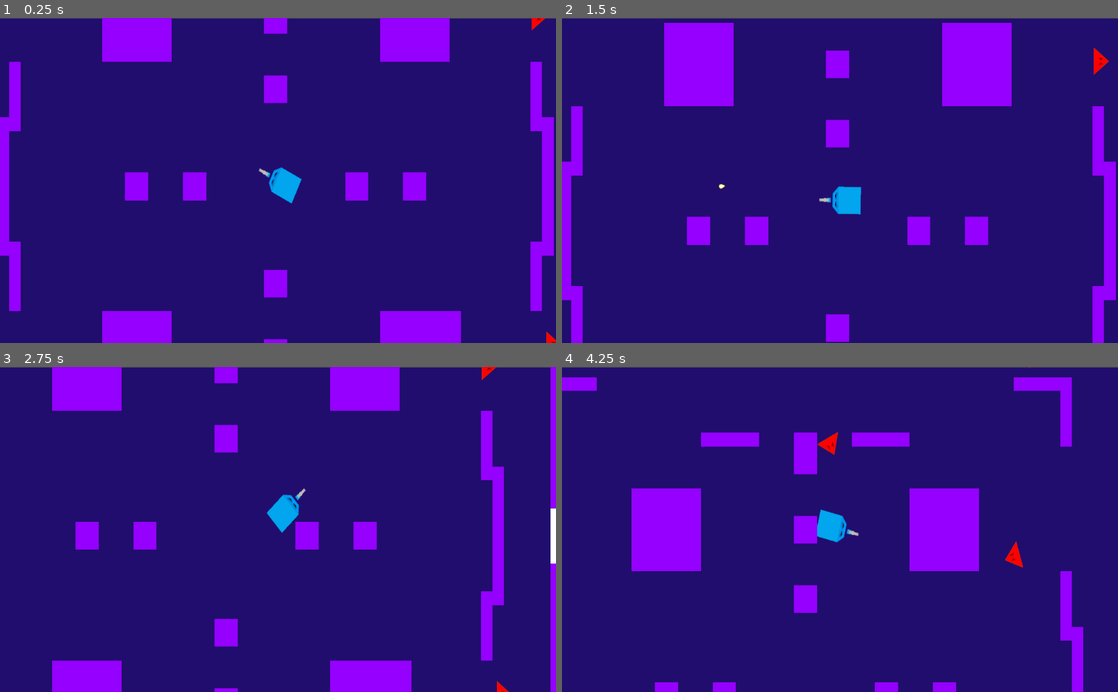
Above: before the commit, frames 1-4 (two rows, left to right).
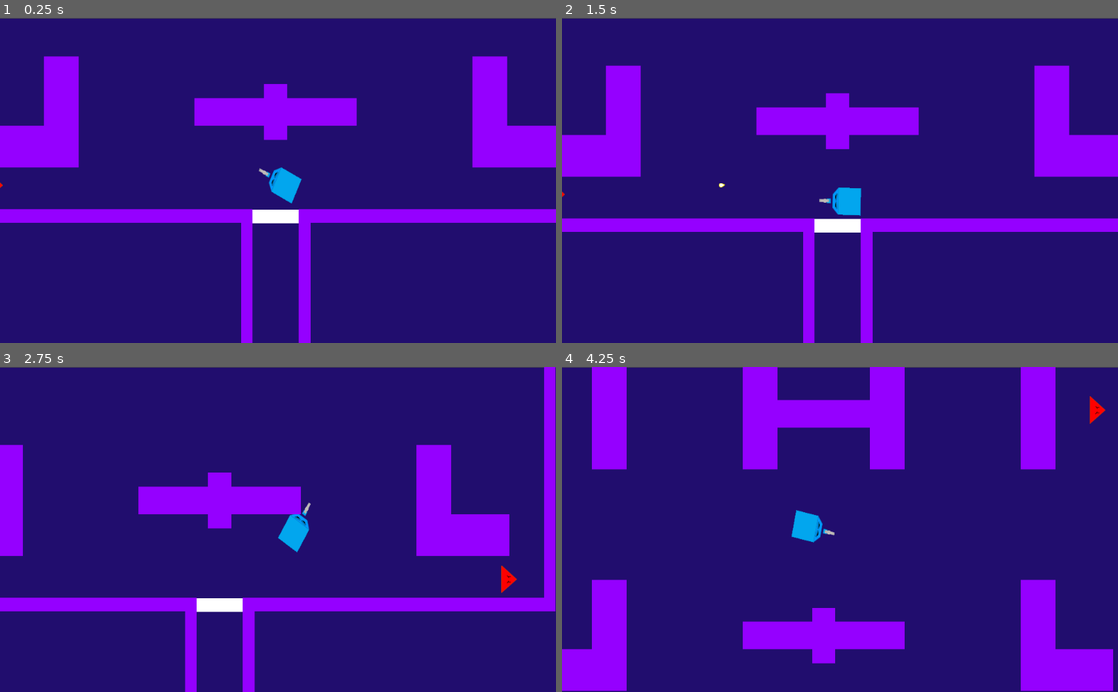
Above: after the commit, the same moments.

Repository: chaco470/CubeCrawler
Game: Godot game, scene res://Assets/Scenes/World.tscn
The game is run twice, just before and just after one commit, with the same random seed, the same clock (stepped at 60 frames per second) and the same inputs.
Inputs (mouse positions are in pixels of both pictures, inside the frame that each line leads up to):
- Up to frame 1 (0.25 s): no input
- Up to frame 2 (1.5 s): tap Enter at 0.5 s; move the mouse to (962, 164) at 0.52 s; hold Up (_up) 0.53-1.28 s; click (962, 164) at 0.6 s; move the mouse to (728, 196) at 1.27 s; hold Down (_down) from 1.28 s (still down); click (728, 196) at 1.35 s
- Up to frame 3 (2.75 s): move the mouse to (333, 458) at 2.02 s; release Down (_down) at 2.03 s; hold Up (_up) from 2.03 s (still down); hold Right (_rigth) from 2.03 s (still down); click (333, 458) at 2.3 s
- Up to frame 4 (4.25 s): move the mouse to (812, 594) at 2.77 s; release Right (_rigth) at 2.78 s; click (812, 594) at 2.85 s; move the mouse to (1006, 578) at 3.52 s; release Up (_up) at 3.53 s; hold Left (_left) from 3.53 s (still down); click (1006, 578) at 3.6 s

The runs differ from the first frame. In frame 1, 26% of the frame differs, in the area x 0-100%, y 0-100%; in frame 2, 24%; in frame 3, 24%; in frame 4, 29%.

Commit message:
enemigo melee opcional creado

Diff:
--- a/Assets/Scenes/Enemy_Melee.tscn
+++ b/Assets/Scenes/Enemy_Melee.tscn
@@ -41,5 +41,6 @@
 shape = SubResource( 3 )
 
 [connection signal="body_entered" from="HitPlayer" to="." method="_on_HitPlayer_body_entered"]
+[connection signal="body_exited" from="HitPlayer" to="." method="_on_HitPlayer_body_exited"]
 [connection signal="body_entered" from="Area2D" to="." method="_on_Area2D_body_entered"]
 [connection signal="body_exited" from="Area2D" to="." method="_on_Area2D_body_exited"]
--- /dev/null
+++ b/Assets/Scenes/Enemy_melee_b.gd
@@ -0,0 +1,36 @@
+extends KinematicBody2D
+class_name Enemy
+
+onready var ia = $IA
+
+
+export (int) var vida = 3
+export (int) var dmg = 1
+export (float) var velocity = 100
+
+var motion = Vector2.ZERO
+var can_damage = false
+
+func _physics_process(delta):
+	if vida <= 0:
+		queue_free()
+	if can_damage and ia.target != null:
+		ia.target.notify_hit(-dmg)
+
+func hit(damage_to_take):
+	vida -= damage_to_take
+
+func _follow_player(target):
+	motion = position.direction_to(target.position) * velocity
+	look_at(target.global_position)
+	motion = move_and_slide(motion)
+
+
+func _on_HitBox_body_entered(body):
+	if body.has_method("notify_hit"):
+		can_damage = true
+
+
+func _on_HitBox_body_exited(body):
+	if body.has_method("notify_hit"):
+		can_damage = false
--- /dev/null
+++ b/Assets/Scenes/Enemy_melee_b.tscn
@@ -0,0 +1,44 @@
+[gd_scene load_steps=6 format=2]
+
+[ext_resource path="res://Assets/Images/Triangulo-Rojo-03.png" type="Texture" id=1]
+[ext_resource path="res://Assets/Scenes/Enemy_melee_b.gd" type="Script" id=2]
+[ext_resource path="res://Assets/Scenes/IA.gd" type="Script" id=3]
+
+[sub_resource type="CircleShape2D" id=2]
+radius = 16.781
+
+[sub_resource type="CircleShape2D" id=3]
+radius = 424.302
+
+[node name="Enemy_melee_b" type="KinematicBody2D" groups=[
+"enemy",
+]]
+script = ExtResource( 2 )
+
+[node name="Sprite" type="Sprite" parent="."]
+rotation = -1.5708
+texture = ExtResource( 1 )
+
+[node name="HitBox" type="Area2D" parent="."]
+rotation = -1.5708
+
+[node name="CollisionShape2D2" type="CollisionPolygon2D" parent="HitBox"]
+rotation = 1.5708
+polygon = PoolVector2Array( -25, -37, 26, 0, -25, 37 )
+
+[node name="CollisionShape2D" type="CollisionShape2D" parent="."]
+position = Vector2( -8, 0 )
+rotation = -1.5708
+shape = SubResource( 2 )
+
+[node name="IA" type="Node2D" parent="."]
+script = ExtResource( 3 )
+
+[node name="Detector" type="Area2D" parent="IA"]
+
+[node name="CollisionShape2D" type="CollisionShape2D" parent="IA/Detector"]
+shape = SubResource( 3 )
+
+[connection signal="body_entered" from="HitBox" to="." method="_on_HitBox_body_entered"]
+[connection signal="body_exited" from="HitBox" to="." method="_on_HitBox_body_exited"]
+[connection signal="body_entered" from="IA/Detector" to="IA" method="_on_Detector_body_entered"]
--- /dev/null
+++ b/Assets/Scenes/IA.gd
@@ -0,0 +1,37 @@
+extends Node2D
+
+signal state_changed(new_state)
+
+enum State{
+	PATROL,
+	ENGAGE
+}
+
+onready var player_detector = $Detector
+
+var current_state = State.PATROL setget set_state
+var target = null
+
+
+func _physics_process(delta):
+	match current_state:
+		State.PATROL:
+			pass
+		State.ENGAGE:
+			if target != null:
+				self.get_parent()._follow_player(target)
+		_:
+			print("Error: no se wacho")
+
+
+
+func set_state(new_state):
+	if new_state == current_state:
+		return
+	current_state = new_state
+	emit_signal("script_changed", current_state)
+
+func _on_Detector_body_entered(body):
+	if body.is_in_group("player"):
+		set_state(State.ENGAGE)
+		target = body
--- a/Assets/Scenes/World.tscn
+++ b/Assets/Scenes/World.tscn
@@ -9,6 +9,7 @@
 [ext_resource path="res://Assets/Scenes/Enemigos.gd" type="Script" id=7]
 [ext_resource path="res://Assets/Scenes/Puerta.tscn" type="PackedScene" id=8]
 [ext_resource path="res://Assets/Scenes/World.gd" type="Script" id=9]
+[ext_resource path="res://Assets/Scenes/Enemy_melee_b.tscn" type="PackedScene" id=10]
 
 [sub_resource type="ConvexPolygonShape2D" id=1]
 points = PoolVector2Array( 32, 32, 0, 32, 0, 0, 32, 0 )
@@ -79,32 +80,23 @@
 [node name="RoomManager_2" type="Node" parent="."]
 script = ExtResource( 7 )
 
-[node name="Enemy_Melee" parent="RoomManager_2" instance=ExtResource( 2 )]
-position = Vector2( -268.945, -1178.87 )
+[node name="Enemy_melee_b" parent="RoomManager_2" instance=ExtResource( 10 )]
+position = Vector2( -294.721, -919.133 )
 
-[node name="Enemy_Melee7" parent="RoomManager_2" instance=ExtResource( 2 )]
-position = Vector2( 61.109, -1502.16 )
+[node name="Enemy_melee_b2" parent="RoomManager_2" instance=ExtResource( 10 )]
+position = Vector2( 1279.64, -906.42 )
 
-[node name="Enemy_Melee8" parent="RoomManager_2" instance=ExtResource( 2 )]
-position = Vector2( 891.099, -1462.26 )
+[node name="Enemy_melee_b3" parent="RoomManager_2" instance=ExtResource( 10 )]
+position = Vector2( 1236.93, -1608.55 )
 
-[node name="Enemy_Melee9" parent="RoomManager_2" instance=ExtResource( 2 )]
-position = Vector2( 1315.24, -929.259 )
+[node name="Enemy_melee_b4" parent="RoomManager_2" instance=ExtResource( 10 )]
+position = Vector2( -306.148, -1629.9 )
 
-[node name="Enemy_Melee2" parent="RoomManager_2" instance=ExtResource( 2 )]
-position = Vector2( 1202.03, -1893.57 )
+[node name="Enemy_melee_b5" parent="RoomManager_2" instance=ExtResource( 10 )]
+position = Vector2( 75.6157, -2217.23 )
 
-[node name="Enemy_Melee3" parent="RoomManager_2" instance=ExtResource( 2 )]
-position = Vector2( -315.851, -1731.17 )
-
-[node name="Enemy_Melee4" parent="RoomManager_2" instance=ExtResource( 2 )]
-position = Vector2( -282.872, -2281.05 )
-
-[node name="Enemy_Melee5" parent="RoomManager_2" instance=ExtResource( 2 )]
-position = Vector2( 475.585, -2218.41 )
-
-[node name="Enemy_Melee6" parent="RoomManager_2" instance=ExtResource( 2 )]
-position = Vector2( 1113.19, -2290.34 )
+[node name="Enemy_melee_b6" parent="RoomManager_2" instance=ExtResource( 10 )]
+position = Vector2( 884.529, -2219.9 )
 
 [node name="Puerta" parent="RoomManager_2" instance=ExtResource( 8 )]
 position = Vector2( 480.695, -846.822 )
@@ -129,7 +121,7 @@
 }
 
 [node name="Player" parent="." instance=ExtResource( 1 )]
-position = Vector2( 486.561, 594.375 )
+position = Vector2( 486.561, -930.012 )
 
 [node name="TileMap" type="TileMap" parent="."]
 tile_set = SubResource( 2 )
--- a/Assets/Scripts/Bullet.gd
+++ b/Assets/Scripts/Bullet.gd
@@ -1,16 +1,18 @@
 extends Area2D
 class_name Bullet
 export (float) var bullet_speed = 2000
+var damage
 var degree
 
 
 func _ready():
 	pass
 
-func initialize(rotation_given,spawn_position:Vector2, degree:Vector2):
+func initialize(rotation_given,spawn_position:Vector2, degree:Vector2, damage_to_make):
 	self.degree = degree
 	self.rotation = rotation_given
 	global_position = spawn_position
+	damage = damage_to_make
 
 
 
@@ -19,7 +21,7 @@
 
 func _on_Bullet_body_entered(body):
 	if body.has_method("hit"):
-		body.hit()
+		body.hit(damage)
 	queue_free()
 
 
--- a/Assets/Scripts/Enemy_Melee.gd
+++ b/Assets/Scripts/Enemy_Melee.gd
@@ -1,9 +1,12 @@
 extends KinematicBody2D
 
-var target
+
 export (int) var dmg = 1
+export (float) var velocity = 100
 
-var motion = Vector2()
+var can_damage = false
+var target = null
+var motion = Vector2.ZERO
 
 
 #func _ready():
@@ -11,8 +14,11 @@
 
 
 func _physics_process(delta):
+	motion = Vector2.ZERO
 	if target != null:
 		_follow_player()
+	if can_damage and target != null:
+		target.notify_hit(-dmg)
 
 
 func hit():
@@ -30,10 +36,14 @@
 	target = null
 
 func _follow_player():
-	position += (target.position - position) / 50
+	motion = position.direction_to(target.global_position) * velocity
 	look_at(target.global_position)
-	move_and_collide(motion)
+	motion = move_and_slide(motion)
 
 func _on_HitPlayer_body_entered(body):
 	if body.has_method("notify_hit"):
-		body.notify_hit(-dmg)
+		can_damage = true
+
+
+func _on_HitPlayer_body_exited(body):
+	can_damage = false
--- a/Assets/Scripts/Player.gd
+++ b/Assets/Scripts/Player.gd
@@ -6,6 +6,7 @@
 export (float) var speed = 500
 export (PackedScene) var bullet:PackedScene
 export (int) var max_health = 20
+export (int) var damage = 1
 
 var max_speed = 400
 var acceleration = 1000
@@ -62,7 +63,7 @@
 
 func fire():
 	var bullet_instance = bullet.instance()
-	bullet_instance.initialize(self.rotation,bullet_spawn.get_global_position(), global_position.direction_to(bullet_spawn.global_position))
+	bullet_instance.initialize(self.rotation,bullet_spawn.get_global_position(), global_position.direction_to(bullet_spawn.global_position), damage)
 	get_tree().get_root().call_deferred("add_child",bullet_instance)
 
 func kill():
--- a/project.godot
+++ b/project.godot
@@ -13,9 +13,15 @@
 "class": "Bullet",
 "language": "GDScript",
 "path": "res://Assets/Scripts/Bullet.gd"
+}, {
+"base": "KinematicBody2D",
+"class": "Enemy",
+"language": "GDScript",
+"path": "res://Assets/Scenes/Enemy_melee_b.gd"
 } ]
 _global_script_class_icons={
-"Bullet": ""
+"Bullet": "",
+"Enemy": ""
 }
 
 [application]
Not shown: 1 places in Assets/Scenes/World.tscn that only renumber resources
